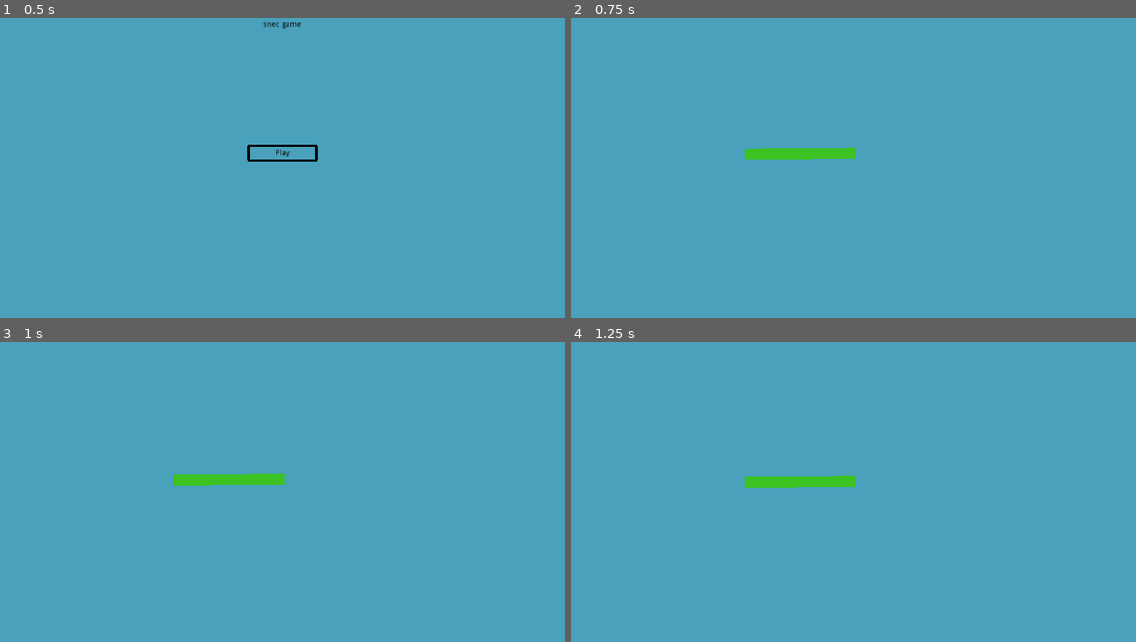
Above: before the commit, frames 1-4 (two rows, left to right).
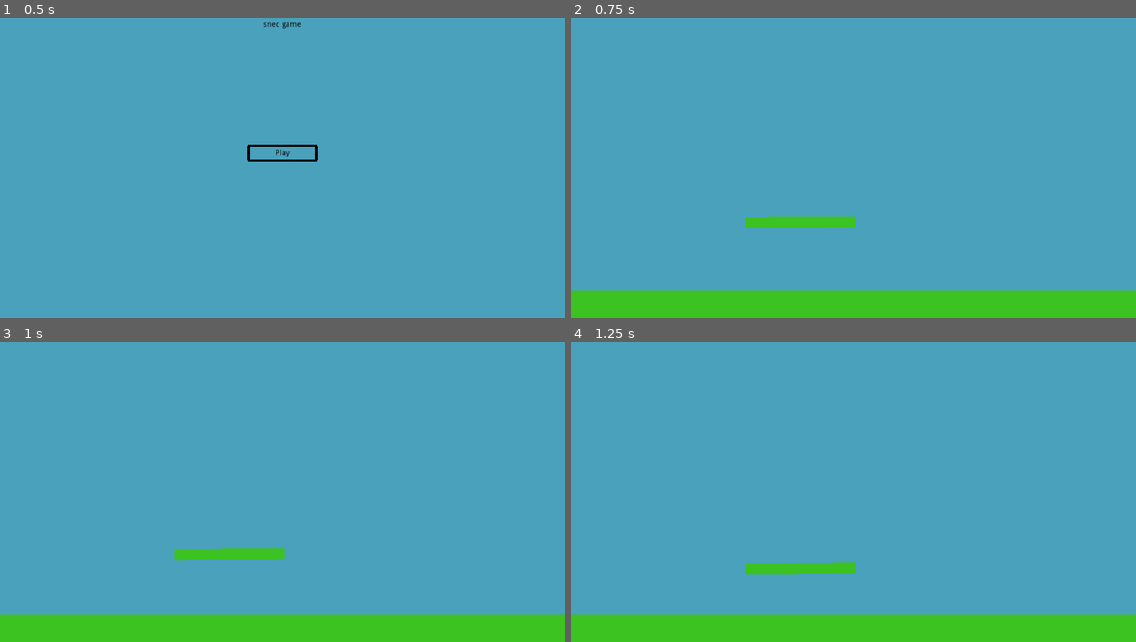
Above: after the commit, the same moments.

Repository: taylorhansen/snek-game
Game: Godot game, scene res://menus/MainMenu.tscn
Two runs of this game, one before a commit and one after it. Both use one fixed random seed, a clock stepped at 60 frames per second and the inputs below.
Inputs:
- Up to frame 1 (0.5 s): no input
- Up to frame 2 (0.75 s): click "Play" at 0.5 s
- Up to frame 3 (1 s): no input
- Up to frame 4 (1.25 s): no input

Frame 1 is identical in both runs. In frame 2, 11% of the frame differs, in the area x 0-100%, y 43-100%; in frame 3, 11%; in frame 4, 11%, in the area x 0-100%, y 44-100%.

Commit message:
Tweak difficulty
Double gravity and prevent softlocking in some branches.

Diff:
--- a/snake/Snake.gd
+++ b/snake/Snake.gd
@@ -1,6 +1,6 @@
 extends Node2D
 
-const ROTATE_FORCE = 1000
+const ROTATE_FORCE = 1500
 const SEGMENT_SCALING = 0.75
 
 # tail segment
--- a/snake/Snake.tscn
+++ b/snake/Snake.tscn
@@ -40,7 +40,7 @@
 node_b = NodePath("../SnakeSegment2")
 bias = 0.5
 disable_collision = false
-softness = 2.0
+softness = 1.0
 
 [node name="PinJoint2D2" type="PinJoint2D" parent="."]
 visible = false
@@ -49,7 +49,7 @@
 node_b = NodePath("../SnakeSegment3")
 bias = 0.5
 disable_collision = false
-softness = 2.0
+softness = 1.0
 
 [node name="PinJoint2D3" type="PinJoint2D" parent="."]
 visible = false
@@ -58,7 +58,7 @@
 node_b = NodePath("../SnakeSegment4")
 bias = 0.5
 disable_collision = false
-softness = 2.0
+softness = 1.0
 
 [node name="PinJoint2D4" type="PinJoint2D" parent="."]
 visible = false
@@ -67,4 +67,4 @@
 node_b = NodePath("../Head")
 bias = 0.5
 disable_collision = false
-softness = 2.0
+softness = 1.0
--- a/snake/segment/SnakeSegment.tscn
+++ b/snake/segment/SnakeSegment.tscn
@@ -8,6 +8,7 @@
 [sub_resource type="CapsuleShape2D" id=1]
 
 [node name="SnakeSegment" type="RigidBody2D"]
+gravity_scale = 2.0
 contacts_reported = 5
 contact_monitor = true
 script = ExtResource( 1 )
--- a/world/World.tscn
+++ b/world/World.tscn
@@ -12,7 +12,7 @@
 [node name="World" type="Node2D"]
 
 [node name="Snake" parent="." instance=ExtResource( 1 )]
-position = Vector2( 494.407, 212.535 )
+position = Vector2( 495.233, 421.926 )
 rotation = -1.57879
 
 [node name="Grass" type="StaticBody2D" parent="." groups=[
@@ -54,4 +54,4 @@
 
 [node name="CollisionPolygon2D" type="CollisionPolygon2D" parent="Tree"]
 build_mode = 1
-polygon = PoolVector2Array( -106.2, 351.142, 87.5664, 345.14 …(384 unchanged characters)… 033, 45.555, -272.17, 53.2714, -239.59, 18.119, -179.574, 1.82889, -252.451, -34.1809, -273.885, -47.0415, -304.75, -42.7547, -264.454, -11.0318, -228.444, -9.31702, -141.849, -37.6104, -196.721, -73.6202, -200.151, -97.6267, -243.019, -83.0513, -188.147, -50.471, -180.431, -31.6088, -136.705, -39.3252, -32.9624, -85.6234, -81.8328, -124.205, -90.4066 …(270 unchanged characters)…
+polygon = PoolVector2Array( -106.2, 351.142, 87.5664, 345.14 …(384 unchanged characters)… 033, 45.555, -272.17, 53.2714, -239.59, 21.3, -195.165, 1.82889, -252.451, -34.1809, -273.885, -47.0415, -304.75, -42.7547, -264.454, -11.0318, -228.444, -13.7644, -167.893, -37.6104, -196.721, -73.6202, -200.151, -97.6267, -243.019, -83.0513, -188.147, -50.471, -180.431, -31.6088, -136.705, -41.6382, -46.1449, -85.6234, -81.8328, -124.205, -90.4066 …(270 unchanged characters)…
